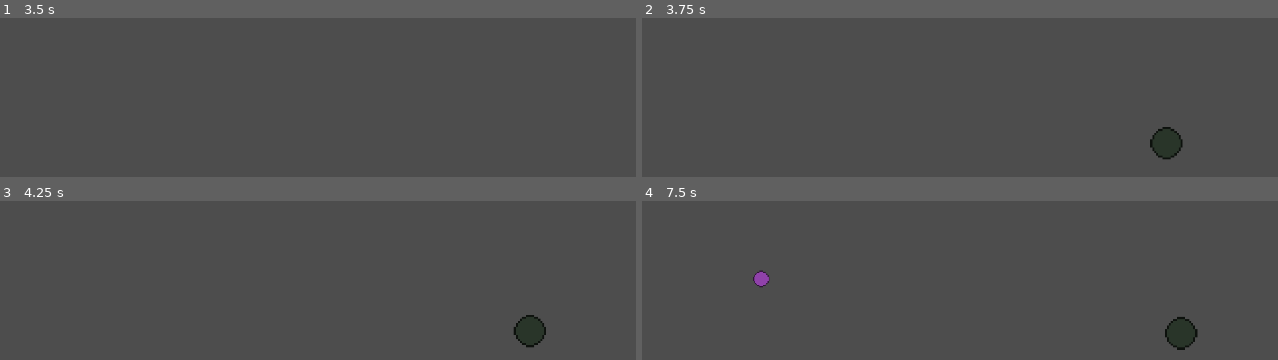
Above: before the commit, frames 1-4 (two rows, left to right).
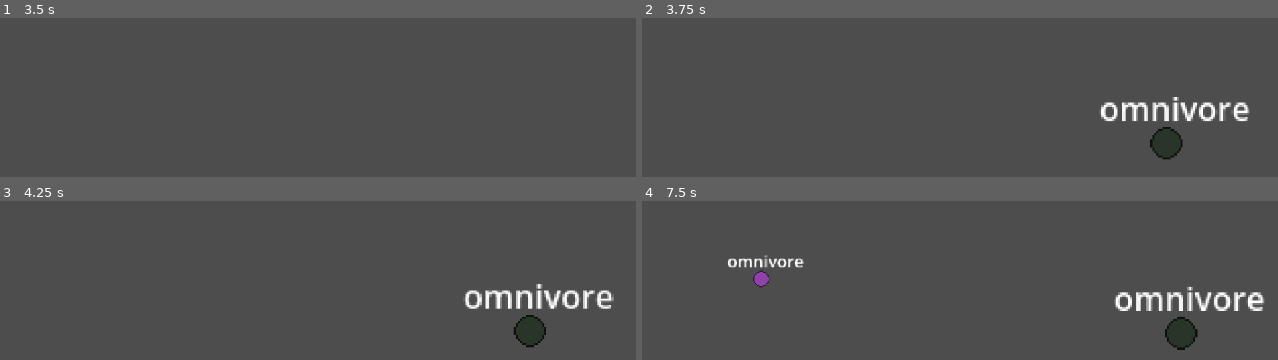
Above: after the commit, the same moments.

Repository: 255-Ping/Cells
Game: Godot game, scene res://Scenes/main.tscn
Same seed, same stepped clock (60 frames per second), same inputs: the game is played once before the commit and once after it.
Inputs (mouse positions are in pixels of both pictures, inside the frame that each line leads up to):
- Up to frame 1 (3.5 s): tap Enter at 0.5, 2 s; move the mouse to (457, 52) at 0.52 s; tap S (camera_move_down) at 0.6 s; tap Space at 1.25, 2.75 s; move the mouse to (120, 97) at 1.27 s; tap A (camera_move_left) at 1.35 s; move the mouse to (outside the picture) at 2.02 s; tap D (camera_move_right) at 2.1 s; move the mouse to (241, 164) at 2.77 s; tap W (camera_move_up) at 2.85 s
- Up to frame 2 (3.75 s): tap Enter at 3.5 s; move the mouse to (1163, 142) at 3.52 s; tap C (spawn_random_cell) at 3.6 s
- Up to frame 3 (4.25 s): no input
- Up to frame 4 (7.5 s): move the mouse to (outside the picture) at 4.27 s; tap one key every 0.75 s from 4.35 s: S (camera_move_down) A (camera_move_left) D (camera_move_right) W (camera_move_up) C (spawn_random_cell); move the mouse to (966, 258) at 5.02 s; move the mouse to (outside the picture) at 5.77 s; move the mouse to (1099, 235) at 6.52 s; move the mouse to (762, 280) at 7.27 s

Frame 1 is identical in both runs. In frame 2, 1.7% of the frame differs, in the area x 72-96%, y 49-65%; in frame 3, 1.7%; in frame 4, 2.2%, in the area x 13-98%, y 33-70%.

Commit message:
Initial diet types update

Diff:
--- a/Scenes/cell.tscn
+++ b/Scenes/cell.tscn
@@ -8,25 +8,31 @@
 
 [sub_resource type="CircleShape2D" id="CircleShape2D_gilj4"]
 
-[node name="Cell" type="CharacterBody2D" groups=["cell"]]
+[node name="Cell" type="CharacterBody2D" unique_id=27172536 groups=["cell", "meat"]]
 motion_mode = 1
 script = ExtResource("1_da881")
 
-[node name="CollisionPolygon2D" type="CollisionPolygon2D" parent="."]
+[node name="CollisionPolygon2D" type="CollisionPolygon2D" parent="." unique_id=144151949]
 polygon = PackedVector2Array(-2.5, -8, -4.5, -7.5, -4.5, -6.5, -5.3, -6.5, -6.3, -4.5, -7.5, -4.5, -7.5, -2.5, -8, 2.5, …(209 unchanged characters)…
 
-[node name="Sprite2D" type="Sprite2D" parent="CollisionPolygon2D"]
+[node name="Sprite2D" type="Sprite2D" parent="CollisionPolygon2D" unique_id=1760972111]
 texture = ExtResource("1_efq80")
 
-[node name="VisionRange" type="Area2D" parent="." groups=["visionbox"]]
+[node name="VisionRange" type="Area2D" parent="." unique_id=1710716378 groups=["visionbox"]]
 
-[node name="CollisionShape2D" type="CollisionShape2D" parent="VisionRange"]
+[node name="CollisionShape2D" type="CollisionShape2D" parent="VisionRange" unique_id=2062962166]
 shape = SubResource("CircleShape2D_da881")
 
-[node name="HitBox" type="Area2D" parent="." groups=["hitbox"]]
+[node name="HitBox" type="Area2D" parent="." unique_id=1627726493 groups=["hitbox"]]
 
-[node name="CollisionShape2D" type="CollisionShape2D" parent="HitBox"]
+[node name="CollisionShape2D" type="CollisionShape2D" parent="HitBox" unique_id=228939399]
 shape = SubResource("CircleShape2D_gilj4")
+
+[node name="Label" type="Label" parent="." unique_id=546933624]
+offset_left = -33.0
+offset_top = -29.0
+offset_right = 56.0
+offset_bottom = -6.0
 
 [connection signal="area_entered" from="VisionRange" to="." method="_on_vision_range_area_entered"]
 [connection signal="area_exited" from="VisionRange" to="." method="_on_vision_range_area_exited"]
--- /dev/null
+++ b/Scenes/meat.tscn
@@ -0,0 +1,21 @@
+[gd_scene format=3 uid="uid://b0vrwv40croxl"]
+
+[ext_resource type="Texture2D" uid="uid://chmr7oygrcfh3" path="res://Textures/meat.png" id="1_7sx37"]
+[ext_resource type="Script" uid="uid://dvnbvt8g7f20q" path="res://Scripts/meat.gd" id="1_p2df8"]
+
+[sub_resource type="CircleShape2D" id="CircleShape2D_p2df8"]
+radius = 11.045361
+
+[node name="Meat" type="RigidBody2D" unique_id=730367311 groups=["meat"]]
+script = ExtResource("1_p2df8")
+
+[node name="Sprite2D" type="Sprite2D" parent="." unique_id=1810670812]
+texture = ExtResource("1_7sx37")
+
+[node name="CollisionPolygon2D" type="CollisionPolygon2D" parent="." unique_id=427793246]
+polygon = PackedVector2Array(5, -6.6, 5, -8, -4.5, -8, -6.5, -5, -8, -5, -8, 4.5, -3.6999998, 8, 3.3999996, 8, 6.3999996, 5, 8, 5, 8, -4.5)
+
+[node name="HitBox" type="Area2D" parent="." unique_id=1369960410 groups=["hitbox"]]
+
+[node name="CollisionShape2D" type="CollisionShape2D" parent="HitBox" unique_id=1054468939]
+shape = SubResource("CircleShape2D_p2df8")
--- /dev/null
+++ b/Scenes/plant.tscn
@@ -0,0 +1,21 @@
+[gd_scene format=3 uid="uid://cml2iik2kb5i0"]
+
+[ext_resource type="Script" uid="uid://81q38seomhno" path="res://Scripts/plant.gd" id="1_6gypx"]
+[ext_resource type="Texture2D" uid="uid://cjqxtpemp0ee4" path="res://Textures/plant.png" id="1_fgu4o"]
+
+[sub_resource type="CircleShape2D" id="CircleShape2D_6gypx"]
+radius = 11.045361
+
+[node name="Plant" type="RigidBody2D" unique_id=730367311 groups=["plant"]]
+script = ExtResource("1_6gypx")
+
+[node name="Sprite2D" type="Sprite2D" parent="." unique_id=1810670812]
+texture = ExtResource("1_fgu4o")
+
+[node name="CollisionPolygon2D" type="CollisionPolygon2D" parent="." unique_id=427793246]
+polygon = PackedVector2Array(5, -6.6, 5, -8, -4.5, -8, -6.5, -5, -8, -5, -8, 4.5, -3.6999998, 8, 3.3999996, 8, 6.3999996, 5, 8, 5, 8, -4.5)
+
+[node name="HitBox" type="Area2D" parent="." unique_id=745395831 groups=["hitbox"]]
+
+[node name="CollisionShape2D" type="CollisionShape2D" parent="HitBox" unique_id=2142531988]
+shape = SubResource("CircleShape2D_6gypx")
--- a/Scripts/Cell/cell.gd
+++ b/Scripts/Cell/cell.gd
@@ -12,6 +12,7 @@
 #Identity Variables
 var cell_uuid: String
 var species_uuid: String
+var diet_type: String
 var birth_type: String
 var parent: Node
 
@@ -37,6 +38,7 @@
 var birth_damage: float
 var birth_max_health: float
 var birth_movement_speed: float
+var birth_max_hunger: float
 
 #Current Stats (with Growth Calculated)
 var current_scale: float
@@ -55,6 +57,13 @@
 
 #Cell is CREATED
 	if birth_type == "miracle":
+		var diet_selector = rng.randi_range(2,2)
+		if diet_selector == 1:
+			diet_type = "carnivore"
+		if diet_selector == 2:
+			diet_type = "omnivore"
+		if diet_selector == 3:
+			diet_type = "herbivore"
 		species_uuid = gcs.create_uuid() #Generate new species uuid
 		color = Color(rng.randf_range(0.1,0.9),rng.randf_range(0.1,0.9),rng.randf_range(0.1,0.9),1.0)
 		growth_speed = rng.randf_range(0.000025,0.001)
@@ -69,6 +78,7 @@
 	elif birth_type == "born":
 		if !parent:
 			queue_free()
+		diet_type = parent.diet_type
 		species_uuid = parent.species_uuid
 		growth_speed = gcs.create_rand_stat_from_stat(parent.growth_speed, 0.000005)
 		movement_change = gcs.create_rand_stat_from_stat(parent.movement_change, 0.00005)
@@ -89,6 +99,7 @@
 	current_health = birth_max_health
 	current_scale = birth_scale
 	current_movement_speed = birth_movement_speed
+	$Label.text = diet_type
 	_update_stats()
 
 func _process(delta: float) -> void:
@@ -124,6 +135,7 @@
 	if current_health <= 0:
 		if attacker_node:
 			get_parent().summon_cell(global_position,"born",attacker_node)
+		#attacker_node.targets.erase
 		queue_free()
 
 func _move(delta: float):
@@ -180,44 +192,128 @@
 	return closest
 
 func _on_vision_range_area_entered(area: Area2D) -> void:
-	if area.get_parent() == self:
-		return
-	if area.get_parent().species_uuid == species_uuid:
-		return
-	if !area.is_in_group("hitbox"):
-		return
-	targets.append(area.get_parent())
+	if diet_type == "carnivore":
+		if area.get_parent() == self:
+			return
+		if area.get_parent().species_uuid == species_uuid:
+			return
+		if !area.is_in_group("hitbox"):
+			return
+		if !area.get_parent().is_in_group("cell") or !area.get_parent().is_in_group("meat"):
+			return
+		targets.append(area.get_parent())
+	if diet_type == "omnivore":
+		if area.get_parent() == self:
+			return
+		if area.get_parent().species_uuid == species_uuid:
+			return
+		if !area.is_in_group("hitbox"):
+			return
+		targets.append(area.get_parent())
+	if diet_type == "herbivore":
+		if area.get_parent() == self:
+			return
+		if area.get_parent().species_uuid == species_uuid:
+			return
+		if !area.is_in_group("hitbox"):
+			return
+		if !area.get_parent().is_in_group("plant"):
+			return
+		targets.append(area.get_parent())
 	#print(area.get_parent())
 
 
 func _on_vision_range_area_exited(area: Area2D) -> void:
-	if area.get_parent() == self:
-		return
-	if area.get_parent().species_uuid == species_uuid:
-		return
-	if !area.is_in_group("hitbox"):
-		return
-	targets.erase(area.get_parent())
+	if diet_type == "carnivore":
+		if area.get_parent() == self:
+			return
+		if area.get_parent().species_uuid == species_uuid:
+			return
+		if !area.is_in_group("hitbox"):
+			return
+		if !area.get_parent().is_in_group("cell") or !area.get_parent().is_in_group("meat"):
+			return
+		targets.erase(area.get_parent())
+	if diet_type == "omnivore":
+		if area.get_parent() == self:
+			return
+		if area.get_parent().species_uuid == species_uuid:
+			return
+		if !area.is_in_group("hitbox"):
+			return
+		targets.erase(area.get_parent())
+	if diet_type == "herbivore":
+		if area.get_parent() == self:
+			return
+		if area.get_parent().species_uuid == species_uuid:
+			return
+		if !area.is_in_group("hitbox"):
+			return
+		if !area.get_parent().is_in_group("plant"):
+			return
+		targets.erase(area.get_parent())
 	#print(area.get_parent())
 
 
 func _on_hit_box_area_entered(area: Area2D) -> void:
-	if area.get_parent() == self:
-		return
-	if area.get_parent().species_uuid == species_uuid:
-		return
-	if !area.is_in_group("hitbox"):
-		return
-	attackable_targets.append(area.get_parent())
+	if diet_type == "carnivore":
+		if area.get_parent() == self:
+			return
+		if area.get_parent().species_uuid == species_uuid:
+			return
+		if !area.is_in_group("hitbox"):
+			return
+		if !area.get_parent().is_in_group("cell") or !area.get_parent().is_in_group("meat"):
+			return
+		attackable_targets.append(area.get_parent())
+	if diet_type == "omnivore":
+		if area.get_parent() == self:
+			return
+		if area.get_parent().species_uuid == species_uuid:
+			return
+		if !area.is_in_group("hitbox"):
+			return
+		attackable_targets.append(area.get_parent())
+	if diet_type == "herbivore":
+		if area.get_parent() == self:
+			return
+		if area.get_parent().species_uuid == species_uuid:
+			return
+		if !area.is_in_group("hitbox"):
+			return
+		if !area.get_parent().is_in_group("plant"):
+			return
+		attackable_targets.append(area.get_parent())
 	#print(area.get_parent())
 
 
 func _on_hit_box_area_exited(area: Area2D) -> void:
-	if area.get_parent() == self:
-		return
-	if area.get_parent().species_uuid == species_uuid:
-		return
-	if !area.is_in_group("hitbox"):
-		return
-	attackable_targets.erase(area.get_parent())
+	if diet_type == "carnivore":
+		if area.get_parent() == self:
+			return
+		if area.get_parent().species_uuid == species_uuid:
+			return
+		if !area.is_in_group("hitbox"):
+			return
+		if !area.get_parent().is_in_group("cell") or !area.get_parent().is_in_group("meat"):
+			return
+		attackable_targets.erase(area.get_parent())
+	if diet_type == "omnivore":
+		if area.get_parent() == self:
+			return
+		if area.get_parent().species_uuid == species_uuid:
+			return
+		if !area.is_in_group("hitbox"):
+			return
+		attackable_targets.erase(area.get_parent())
+	if diet_type == "herbivore":
+		if area.get_parent() == self:
+			return
+		if area.get_parent().species_uuid == species_uuid:
+			return
+		if !area.is_in_group("hitbox"):
+			return
+		if !area.get_parent().is_in_group("plant"):
+			return
+		attackable_targets.erase(area.get_parent())
 	#print(area.get_parent())
--- /dev/null
+++ b/Scripts/meat.gd
@@ -0,0 +1,9 @@
+extends RigidBody2D
+class_name Meat
+
+var health: float
+
+func take_damage(amount: float, _attacker_node: Node):
+	health -= amount
+	if health <= 0:
+		queue_free()
--- /dev/null
+++ b/Scripts/plant.gd
@@ -0,0 +1,9 @@
+extends RigidBody2D
+class_name Plant
+
+var health: float
+
+func take_damage(amount: float, _attacker_node: Node):
+	health -= amount
+	if health <= 0:
+		queue_free()
--- a/project.godot
+++ b/project.godot
@@ -8,11 +8,15 @@
 
 config_version=5
 
+[animation]
+
+compatibility/default_parent_skeleton_in_mesh_instance_3d=true
+
 [application]
 
 config/name="Cells"
 run/main_scene="uid://bxjm8g8by244w"
-config/features=PackedStringArray("4.5", "GL Compatibility")
+config/features=PackedStringArray("4.6", "GL Compatibility")
 config/icon="res://icon.svg"
 
 [display]
@@ -27,6 +31,8 @@
 hitbox=""
 cell=""
 visionbox=""
+meat=""
+plant=""
 
 [input]
 
@@ -55,6 +61,16 @@
 "events": [Object(InputEventKey,"resource_local_to_scene":false,"resource_name":"","device":-1,"window_id":0,"alt_press …(191 unchanged characters)…
 ]
 }
+spawn_plant={
+"deadzone": 0.2,
+"events": [Object(InputEventKey,"resource_local_to_scene":false,"resource_name":"","device":-1,"window_id":0,"alt_pressed":false,"shift_pressed":false,"ctrl_pressed":false,"meta_pressed":false,"pressed":false,"keycode":0,"physical_keycode":80,"key_label":0,"unicode":112,"location":0,"echo":false,"script":null)
+]
+}
+spawn_meat={
+"deadzone": 0.2,
+"events": [Object(InputEventKey,"resource_local_to_scene":false,"resource_name":"","device":-1,"window_id":0,"alt_pressed":false,"shift_pressed":false,"ctrl_pressed":false,"meta_pressed":false,"pressed":false,"keycode":0,"physical_keycode":77,"key_label":0,"unicode":109,"location":0,"echo":false,"script":null)
+]
+}
 
 [rendering]
 
Not shown: 1 places in Scenes/cell.tscn that only renumber resources
Binary file added: Textures/meat.aseprite
Binary file added: Textures/meat.png
Not shown, added: Textures/meat.png.import
Binary file added: Textures/plant.aseprite
Binary file added: Textures/plant.png
Not shown, added: Textures/plant.png.import
